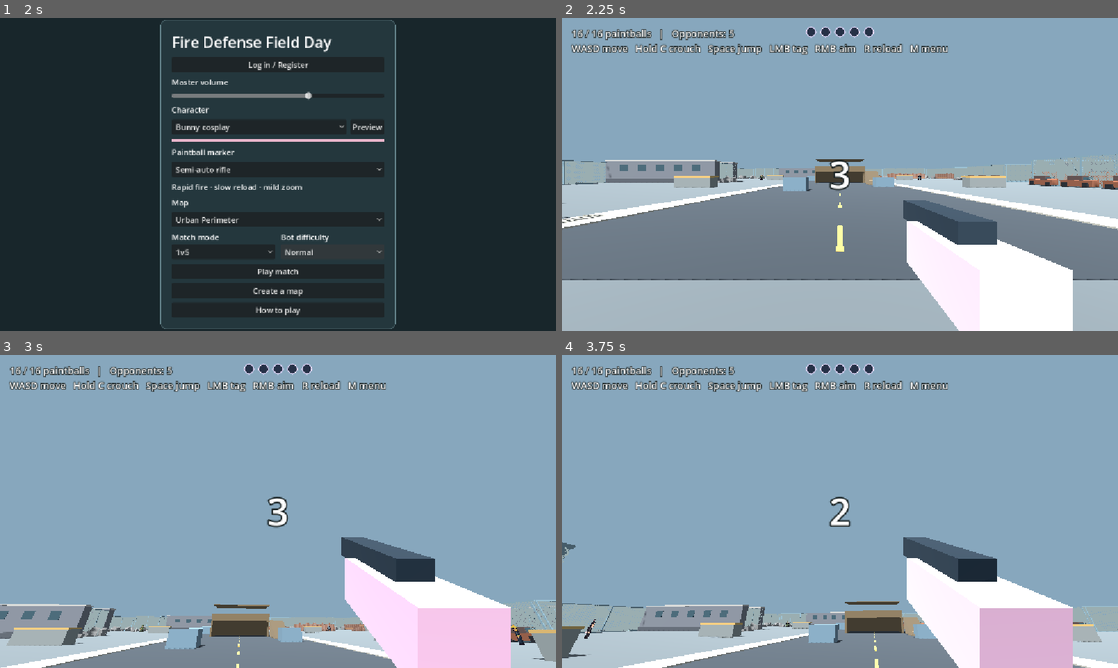
Above: before the commit, frames 1-4 (two rows, left to right).
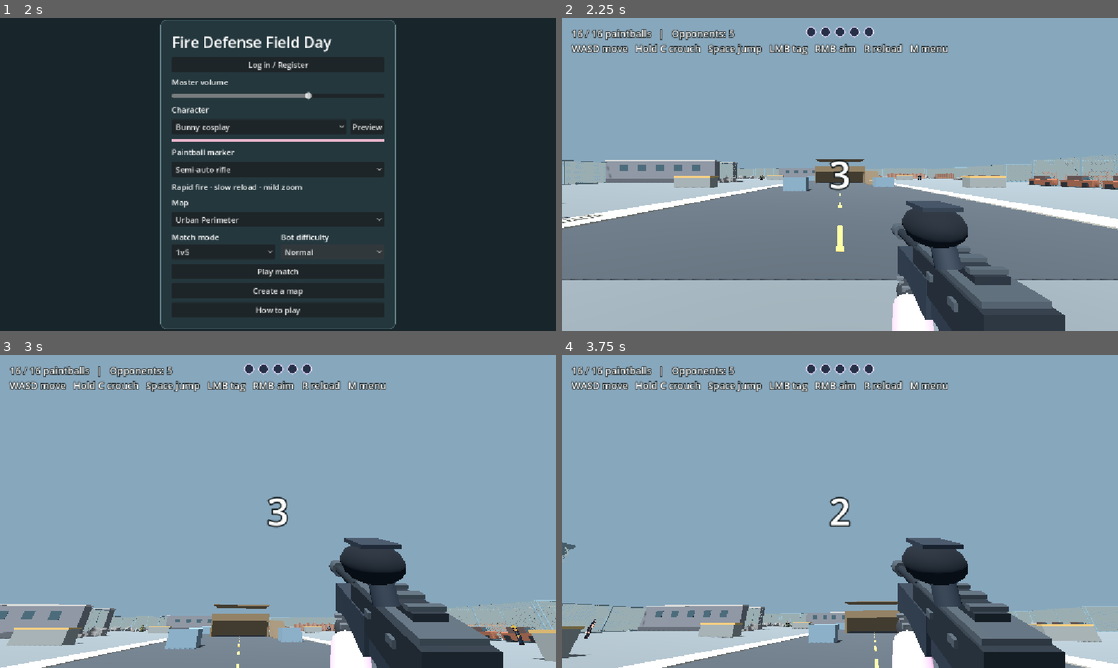
Above: after the commit, the same moments.

Repository: 302stang86/fdfd
Game: Godot game, scene res://menu.tscn
Two runs of this game, one before a commit and one after it. Both use one fixed random seed, a clock stepped at 60 frames per second and the inputs below.
Inputs (mouse positions are in pixels of both pictures, inside the frame that each line leads up to):
- Up to frame 1 (2 s): click "Normal" at 0.5 s; click "Normal" at 1.25 s
- Up to frame 2 (2.25 s): click "Play match" at 2 s
- Up to frame 3 (3 s): tap Enter at 2.75, 2.85 s; move the mouse to (305, 511) at 2.77 s; hold W from 2.78 s (still down); click (305, 511) at 2.92 s
- Up to frame 4 (3.75 s): keep holding W; tap Space at 3.02, 3.5 s; tap R at 3.05, 3.6 s; move the mouse to (812, 511) at 3.52 s; click (812, 511) at 3.67 s

Frame 1 is identical in both runs. In frame 2, 9.8% of the frame differs, in the area x 59-92%, y 58-100%; in frame 3, 9.7%; in frame 4, 9.9%.

Commit message:
Use detailed first-person marker models in matches

Diff:
--- a/arena.gd
+++ b/arena.gd
@@ -19,6 +19,7 @@
 const SPLAT_SECONDS := 4.0
 const PLAYER_PAINT := Color("#278cff")
 const BOT_PAINT := Color("#fa4eaa")
+const MARKER_VIEW := preload("res://marker_view.gd")
 const PROJECTILE_SPEEDS := [48.0, 66.0, 29.0]
 
 class Paintball:
@@ -53,6 +54,7 @@
 var crouching_capsule: CapsuleShape3D
 var crouched := false
 var camera: Camera3D
+var marker_view: MARKER_VIEW
 var hud: Label
 var loss_popup: ColorRect
 var return_button: Button
@@ -136,8 +138,9 @@
 	camera.position.y = STANDING_EYE
 	camera.current = true
 	player.add_child(camera)
-	box(Vector3(0.32, -0.24, -0.54), Vector3(0.16, 0.15, 0.38), outfit_color, camera, false)
-	box(Vector3(0.32, -0.15, -0.68), Vector3(0.09, 0.08, 0.41), Color("#27323b"), camera, false)
+	marker_view = MARKER_VIEW.new()
+	camera.add_child(marker_view)
+	marker_view.build(marker_id, outfit_color)
 	create_shot_audio()
 	var overlay := CanvasLayer.new()
 	add_child(overlay)
@@ -282,6 +285,7 @@
 	player.rotation.y = 0
 	player.velocity = Vector3.ZERO
 	camera.rotation.x = 0
+	marker_view.reset_motion()
 	health = MAX_HEALTH
 	update_hit_counter()
 	ammo = magazine_size()
@@ -349,8 +353,11 @@
 	if not crouched and player.is_on_floor() and Input.is_physical_key_pressed(KEY_SPACE):
 		player.velocity.y = 3.3
 	player.move_and_slide()
-	var aim_fov: float = AIM_FOVS[marker_id] if Input.is_mouse_button_pressed(MOUSE_BUTTON_RIGHT) else 78.0
+	var aiming := Input.is_mouse_button_pressed(MOUSE_BUTTON_RIGHT) and reload <= 0.0
+	var aim_fov: float = AIM_FOVS[marker_id] if aiming else 78.0
 	camera.fov = move_toward(camera.fov, aim_fov, 120.0 * delta)
+	var reload_progress := 1.0 - reload / float(RELOAD_TIMES[marker_id]) if reload > 0.0 else 0.0
+	marker_view.animate(delta, aiming, reload_progress, movement.length() > 0.1 and player.is_on_floor())
 	cooldown = maxf(cooldown - delta, 0)
 	if fire_requested:
 		fire_requested = false
@@ -396,11 +403,12 @@
 	ammo -= 1
 	cooldown = SHOT_INTERVALS[marker_id]
 	shot_audio.play()
+	marker_view.punch()
 	var origin := camera.global_position
 	var aim_end := origin - camera.global_basis.z * 70
 	var hit := trace(origin, aim_end, player.get_rid())
 	var target: Vector3 = hit.get("position", aim_end)
-	var muzzle := camera.to_global(Vector3(0.27, -0.14, -0.72))
+	var muzzle := marker_view.muzzle.global_position
 	var muzzle_blocked := trace(origin, muzzle, player.get_rid())
 	if not muzzle_blocked.is_empty() or origin.distance_to(target) < 0.8:
 		muzzle = origin
